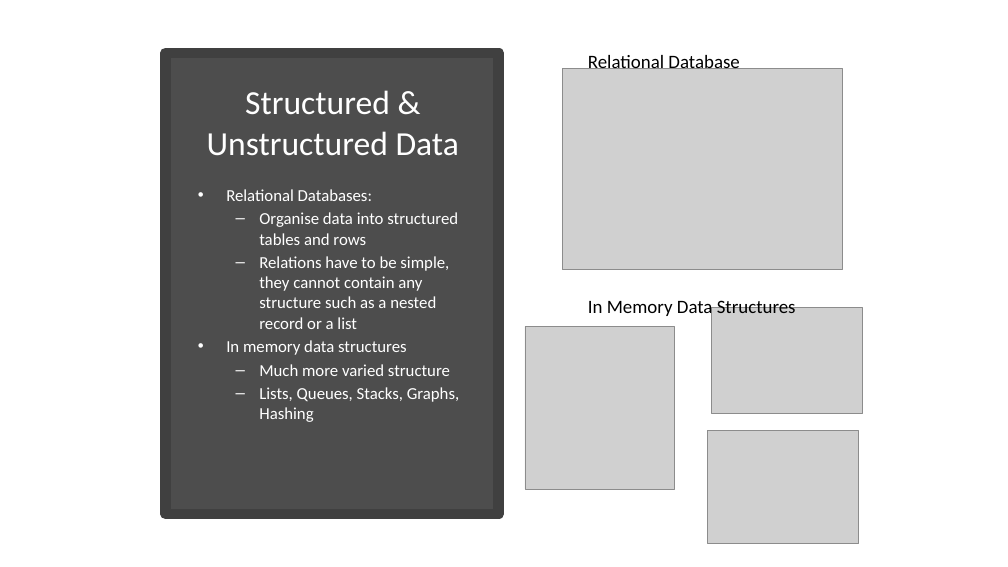
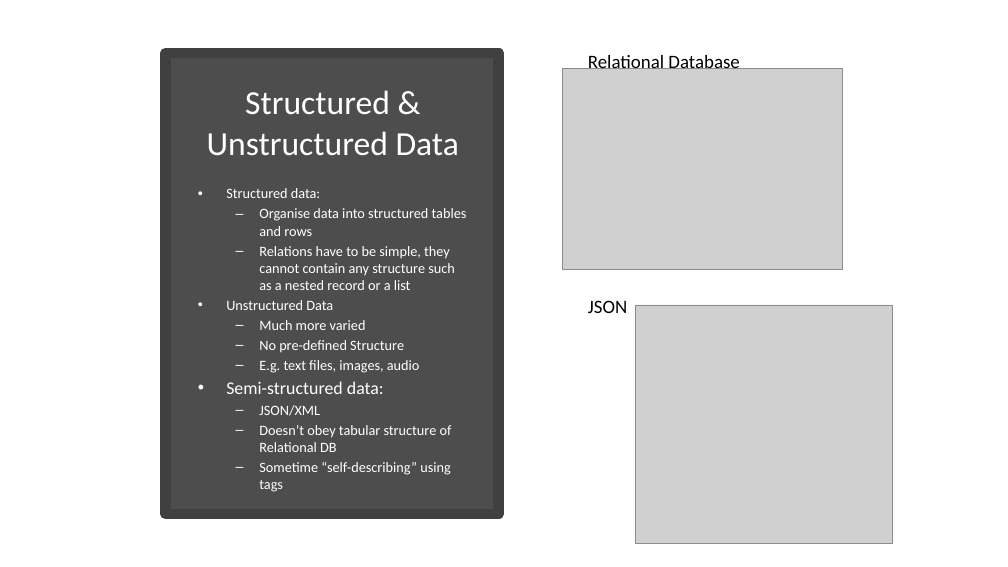
Before and after one commit to diarmuidoconnor/ict-2021, a slide deck: slide 4 of topic10/talk-0/mongoDB-2020.pptx. Drawn at 1008x567 pixels with LibreOffice and Linux fonts; fonts in the diff are those of the drawing; grey boxes stand for pictures. Boxes give left, top, right and bottom in pixels: in the first picture for what was removed or moved away, otherwise in the second. Text is boxed around its words. In the diff, an @@ line names an element or a change of style, - is before the commit and + after.

```diff
--- a/topic10/talk-0/mongoDB-2020.pptx
+++ b/topic10/talk-0/mongoDB-2020.pptx
@@ text at [226, 188, 320, 198]: text changed; size 16 to 13.6 pt @@
-• Relational Databases:
+• Structured data:
@@ text at [259, 208, 467, 290]: size 16 to 13.6 pt in "Organise data into structured tables and rows", "Relations have to be simple, they cannot ..." @@
@@ text at [226, 300, 452, 492]: text changed; size 16 to 13.6 pt @@
-• In memory data structures
-  – Much more varied structure
-  – Lists, Queues, Stacks, Graphs, Hashing
+• Unstructured Data
+  – Much more varied
+  – No pre-defined Structure
+  – E.g. text files, images, audio
+• Semi-structured data:
+  – JSON/XML
+  – Doesn’t obey tabular structure of Relational DB
+  – Sometime “self-describing” using tags
@@ picture removed at [525, 327, 674, 489] @@
@@ text at [588, 300, 627, 313]: text changed @@
-In Memory Data Structures
+JSON
@@ picture added at [636, 305, 893, 544] @@
@@ picture removed at [712, 307, 863, 413] @@
@@ picture removed at [708, 431, 859, 544] @@
```
Also in this commit, not shown: 9 other slides changed, 4 slides removed, 43 other files.
